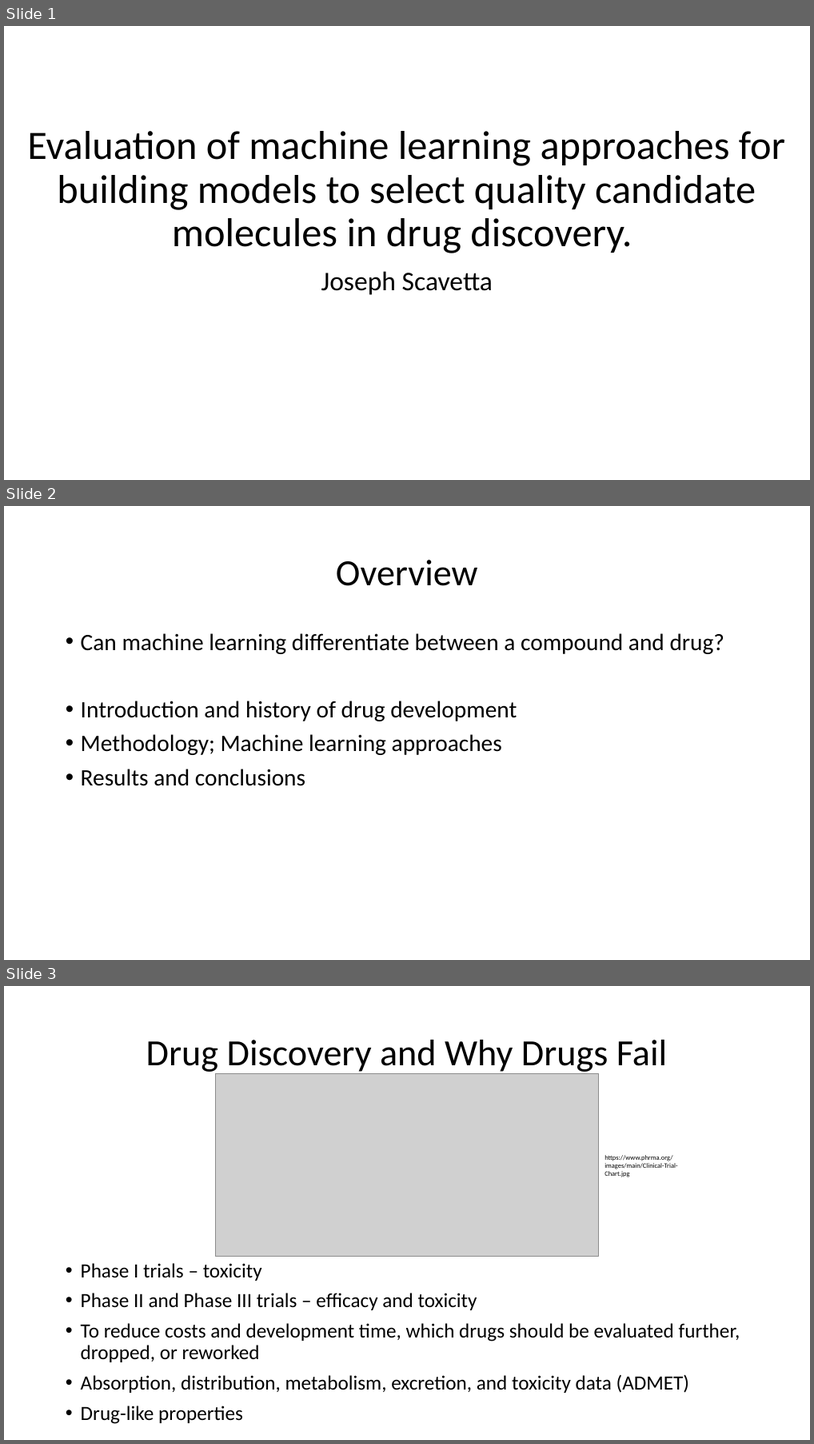
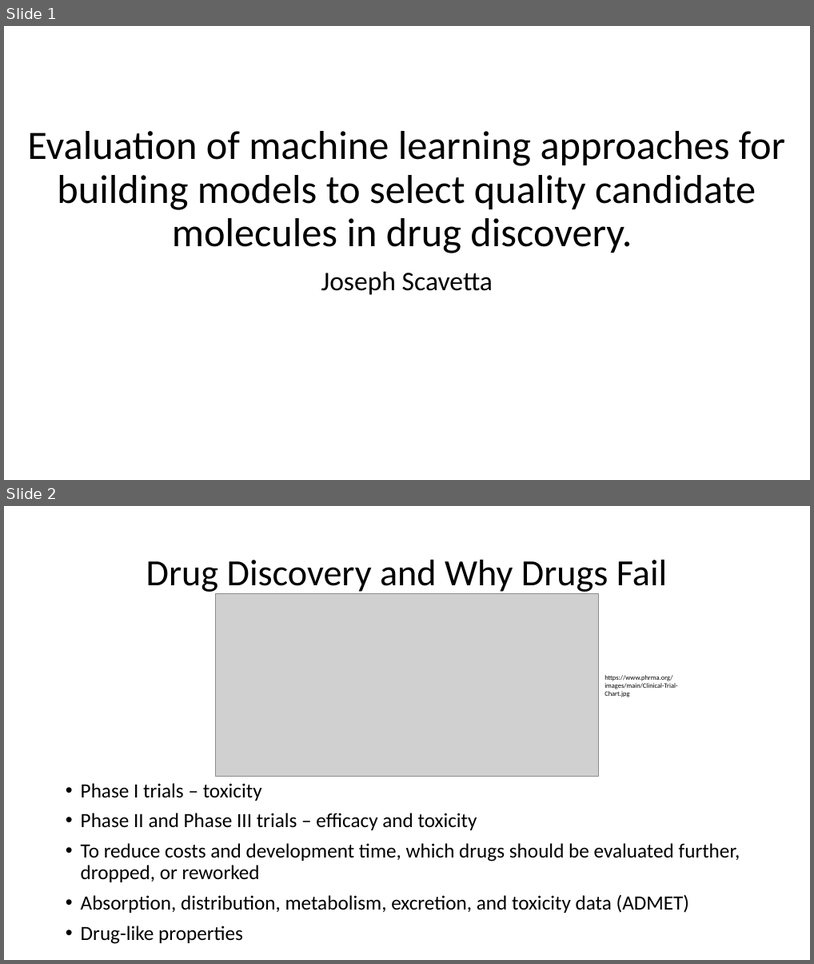
Before and after one commit to jscavetta95/Machine-learning-approaches-to-select-candidate-molecules, a slide deck: Slides.pptx. Shown one above the other, each under a label of ours: slides 1, 2 and 3 before the commit, slides 1 and 2 after it. The pictures are 814x1444 and 814x964 pixels, drawn with LibreOffice and Linux fonts; fonts in the diff are those of the drawing; grey boxes stand for pictures. Boxes give left, top, right and bottom in pixels: in the first picture for what was removed or moved away, otherwise in the second. Text is boxed around its words. In the diff, an @@ line names an element or a change of style, - is before the commit and + after.

```diff
--- a/Slides.pptx
+++ b/Slides.pptx
@@ slide 2 removed at (4, 506, 810, 960), background #FFFFFF @@
@@ title removed at (336, 560, 478, 586) @@
-Overview
@@ text removed at (81, 633, 725, 786) @@
-• Can machine learning differentiate between a compound and drug?
-• Introduction and history of drug development
-• Methodology; Machine learning approaches
-• Results and conclusions
@@ what was slide 3 is now slide 2 @@
```
Also in this commit, not shown: 1 other file.
